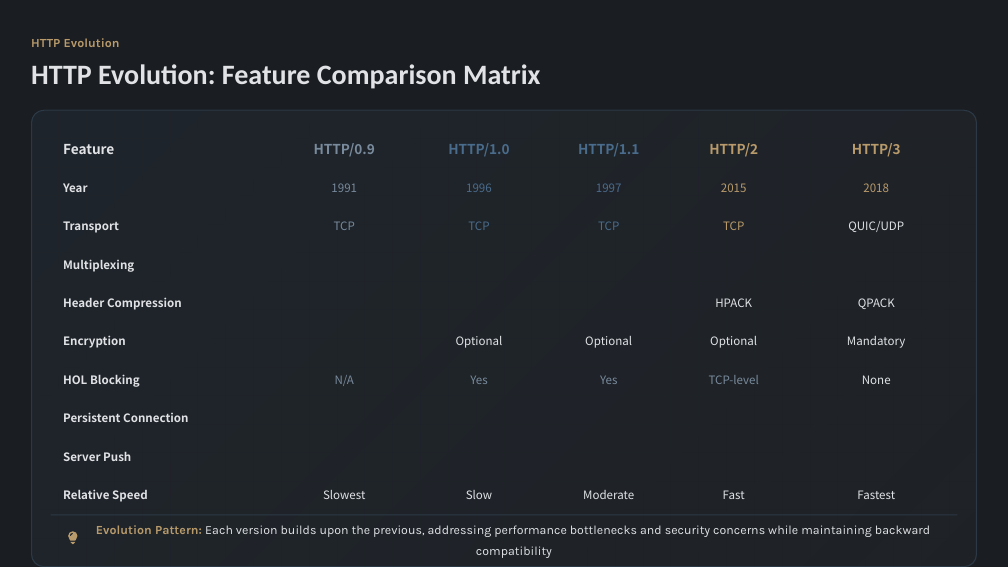
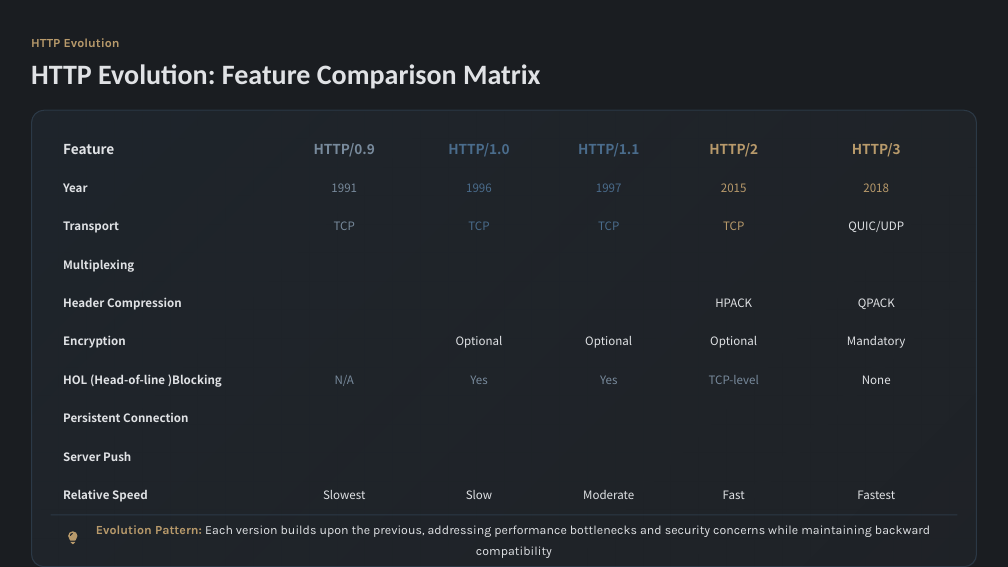
Before and after one commit to nabila-nuzhat/backend, a slide deck: slide 13 of network/sir-slides/3. HTTP Protocol_ From Fundamentals to Modern Evolution.pptx. Drawn at 1008x567 pixels with LibreOffice and Linux fonts; fonts in the diff are those of the drawing. Boxes give left, top, right and bottom in pixels: in the first picture for what was removed or moved away, otherwise in the second. Text is boxed around its words. In the diff, an @@ line names an element or a change of style, - is before the commit and + after.

```diff
--- a/network/sir-slides/3. HTTP Protocol_ From Fundamentals to Modern Evolution.pptx
+++ b/network/sir-slides/3. HTTP Protocol_ From Fundamentals to Modern Evolution.pptx
@@ table at (51,129,957,514) @@
-row 7, column 1: HOL Blocking
+row 7, column 1: HOL (Head-of-line )Blocking
```
Also in this commit, not shown: 1 other slide changed, 13 other files.
